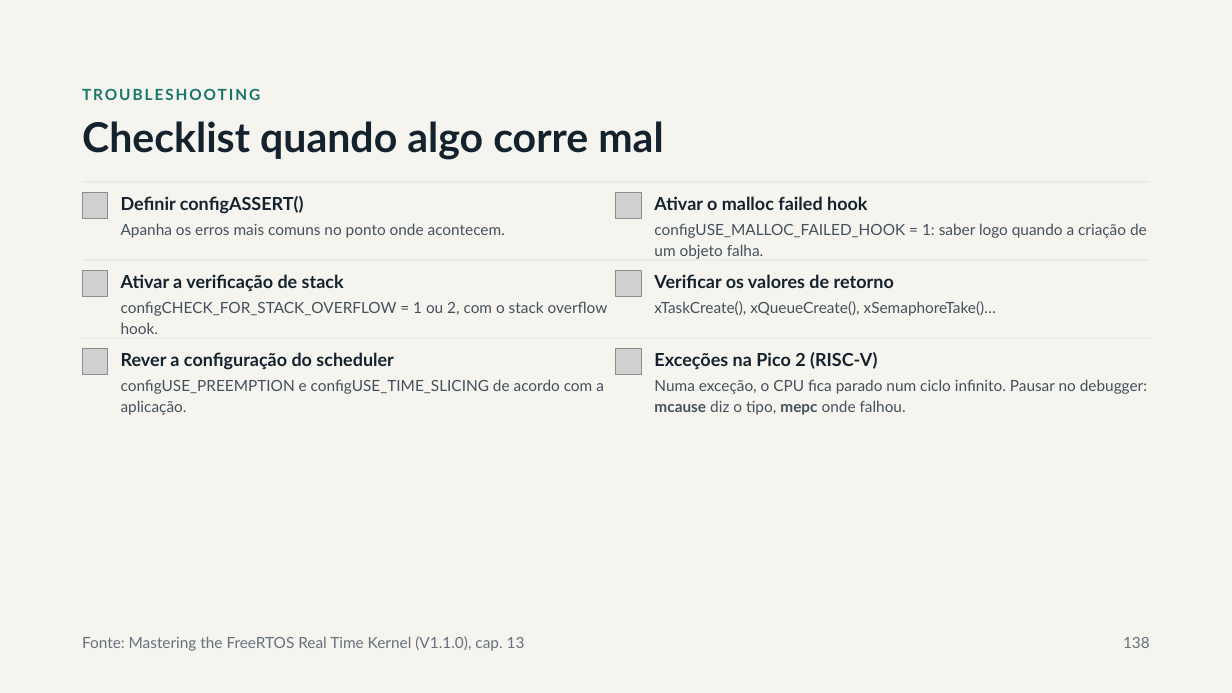
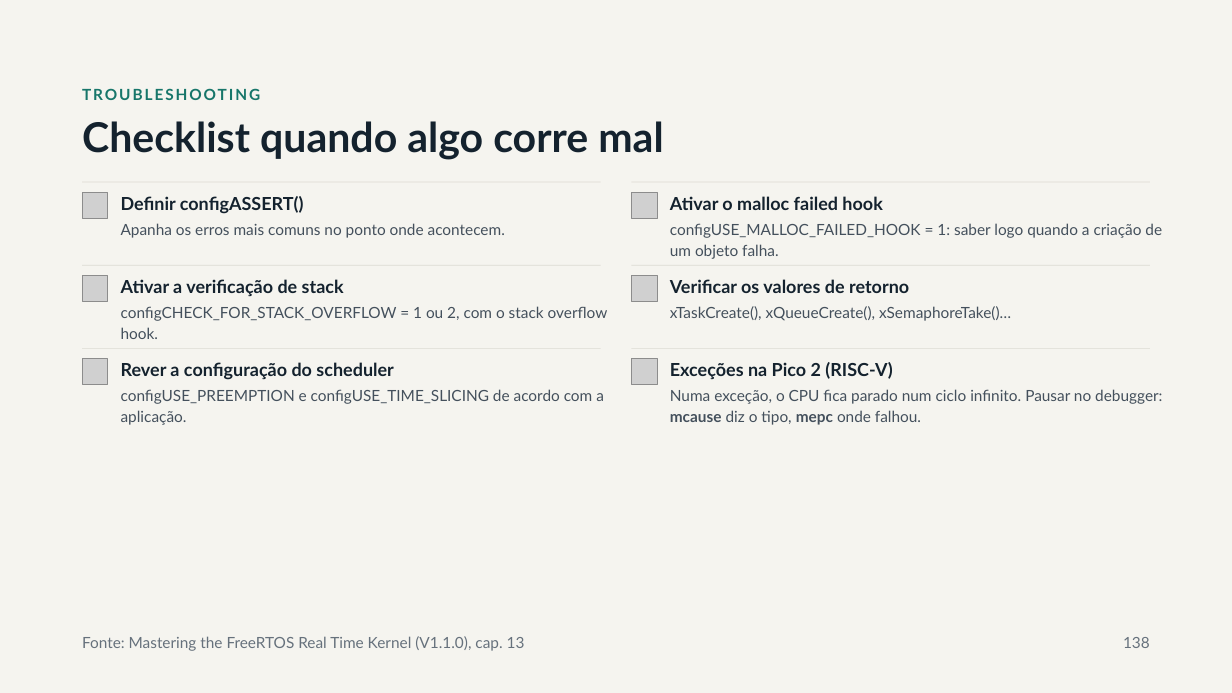
Before and after one commit to RPOA/Formacao_FreeRTOS, a slide deck: slide 138 of Slides/Formação FreeRTOS.pptx. Drawn at 1232x693 pixels with LibreOffice and Linux fonts; fonts in the diff are those of the drawing; grey boxes stand for pictures. Boxes give left, top, right and bottom in pixels: in the first picture for what was removed or moved away, otherwise in the second. Text is boxed around its words. In the diff, an @@ line names an element or a change of style, - is before the commit and + after.

```diff
--- a/Slides/Formação FreeRTOS.pptx
+++ b/Slides/Formação FreeRTOS.pptx
@@ picture: place and size @@
-picture at (616, 192, 642, 218)
+picture at (631, 192, 657, 218)
@@ text "Ativar o malloc failed hook": place and size @@
-text "Ativar o malloc failed hook" at (654, 196, 867, 210)
+text "Ativar o malloc failed hook" at (670, 196, 882, 210)
@@ text "configUSE_MALLOC_FAILED_HOOK = 1: saber logo ...": place and size @@
-text "configUSE_MALLOC_FAILED_HOOK = 1: saber logo ..." at (654, 223, 1147, 259)
+text "configUSE_MALLOC_FAILED_HOOK = 1: saber logo ..." at (670, 223, 1162, 259)
@@ line moved from (82, 260) - (616, 260) to (82, 265) - (601, 265) @@
@@ line moved from (616, 260) - (1150, 260) to (631, 265) - (1150, 265) @@
@@ picture: place and size @@
-picture at (82, 271, 108, 297)
+picture at (82, 275, 108, 301)
@@ text "configCHECK_FOR_STACK_OVERFLOW = 1 ou 2, ...": place and size @@
-text "configCHECK_FOR_STACK_OVERFLOW = 1 ou 2, ..." at (121, 301, 608, 334)
+text "configCHECK_FOR_STACK_OVERFLOW = 1 ou 2, ..." at (121, 306, 608, 339)
@@ text "Ativar a verificação de stack": place and size @@
-text "Ativar a verificação de stack" at (121, 274, 344, 292)
+text "Ativar a verificação de stack" at (121, 279, 344, 297)
@@ picture: place and size @@
-picture at (616, 271, 642, 297)
+picture at (631, 275, 657, 301)
@@ text "Verificar os valores de retorno": place and size @@
-text "Verificar os valores de retorno" at (654, 274, 894, 288)
+text "Verificar os valores de retorno" at (670, 279, 909, 293)
@@ text "xTaskCreate(), xQueueCreate(), xSemaphoreTake()…": place and size @@
-text "xTaskCreate(), xQueueCreate(), xSemaphoreTake()…" at (654, 301, 996, 316)
+text "xTaskCreate(), xQueueCreate(), xSemaphoreTake()…" at (670, 306, 1011, 321)
@@ line moved from (82, 338) - (616, 338) to (82, 348) - (601, 348) @@
@@ picture: place and size @@
-picture at (82, 348, 108, 374)
+picture at (82, 359, 108, 384)
@@ text "Rever a configuração do scheduler": place and size @@
-text "Rever a configuração do scheduler" at (121, 352, 393, 370)
+text "Rever a configuração do scheduler" at (121, 362, 393, 380)
@@ picture removed at (616, 348, 642, 374) @@
@@ line moved from (616, 338) - (1150, 338) to (631, 348) - (1150, 348) @@
@@ picture added at (631, 359, 657, 384) @@
@@ text "Exceções na Pico 2 (RISC-V)": place and size @@
-text "Exceções na Pico 2 (RISC-V)" at (654, 352, 877, 370)
+text "Exceções na Pico 2 (RISC-V)" at (670, 362, 892, 379)
@@ text "configUSE_PREEMPTION e configUSE_TIME_SLICING de acordo ...": place and size @@
-text "configUSE_PREEMPTION e configUSE_TIME_SLICING de acordo ..." at (121, 379, 604, 415)
+text "configUSE_PREEMPTION e configUSE_TIME_SLICING de acordo ..." at (121, 389, 604, 425)
@@ text "Numa exceção, o CPU fica ...": place and size @@
-text "Numa exceção, o CPU fica ..." at (654, 379, 1147, 415)
+text "Numa exceção, o CPU fica ..." at (670, 389, 1162, 425)
```
Also in this commit, not shown: 22 other slides changed, 1 slide removed, 1 other file.
